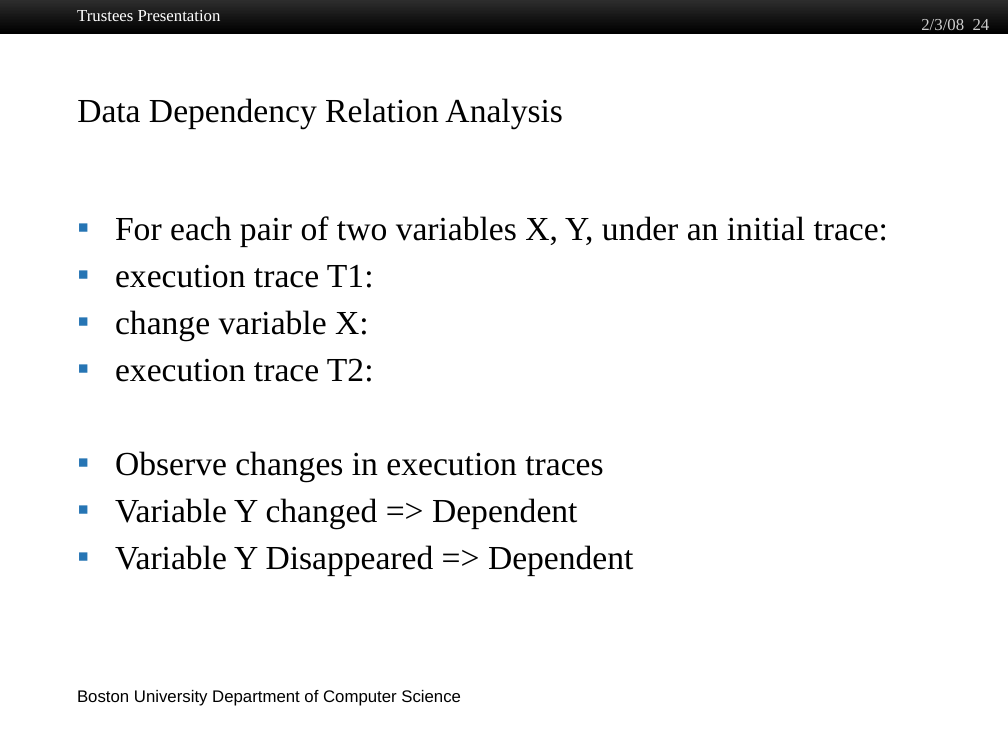
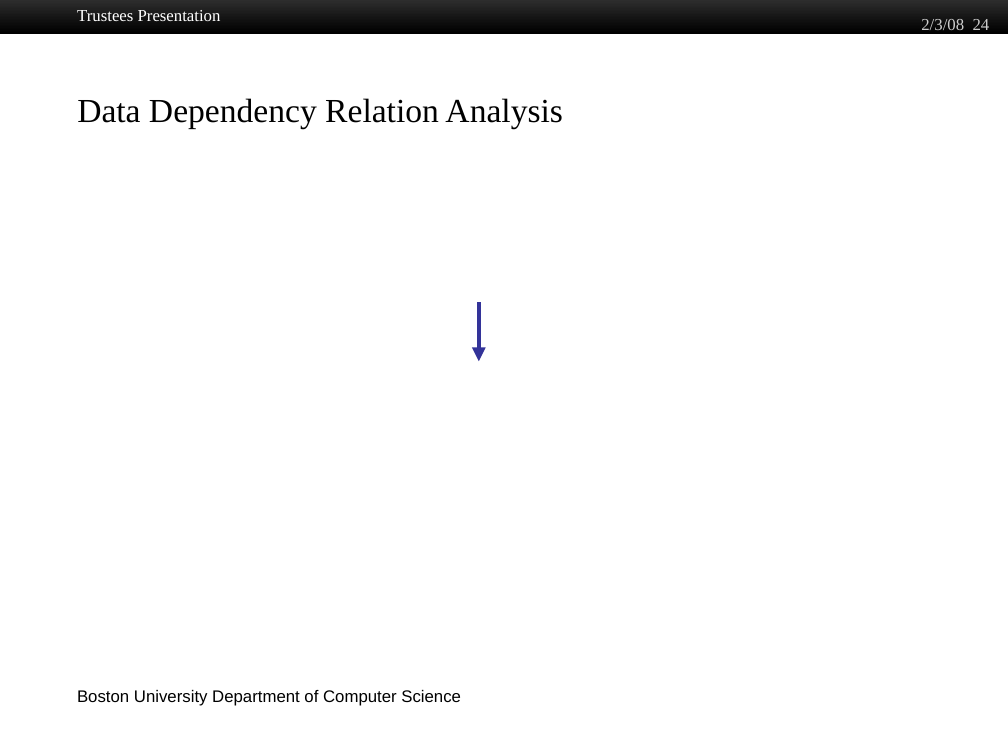
Before and after one commit to jiawenliu/PhD, a slide deck: slide 24 of CS/Prospectus/Slides/Jiawen Liu.pptx. Drawn at 1008x756 pixels with LibreOffice and Linux fonts; fonts in the diff are those of the drawing; grey boxes stand for pictures; background and template pictures are left out. Boxes give left, top, right and bottom in pixels: in the first picture for what was removed or moved away, otherwise in the second. Text is boxed around its words. In the diff, an @@ line names an element or a change of style, - is before the commit and + after.

```diff
--- a/CS/Prospectus/Slides/Jiawen Liu.pptx
+++ b/CS/Prospectus/Slides/Jiawen Liu.pptx
@@ text removed at (115, 216, 888, 575) @@
-▪ For each pair of two variables X, Y, under an initial trace:
-▪ execution trace T1:
-▪ change variable X:
-▪ execution trace T2:
-▪ Observe changes in execution traces
-▪ Variable Y changed => Dependent
-▪ Variable Y Disappeared => Dependent
@@ arrow added from (479, 302) to (479, 361), #333399 3.25 pt @@
```
Also in this commit, not shown: 12 other slides changed, 19 other files.
